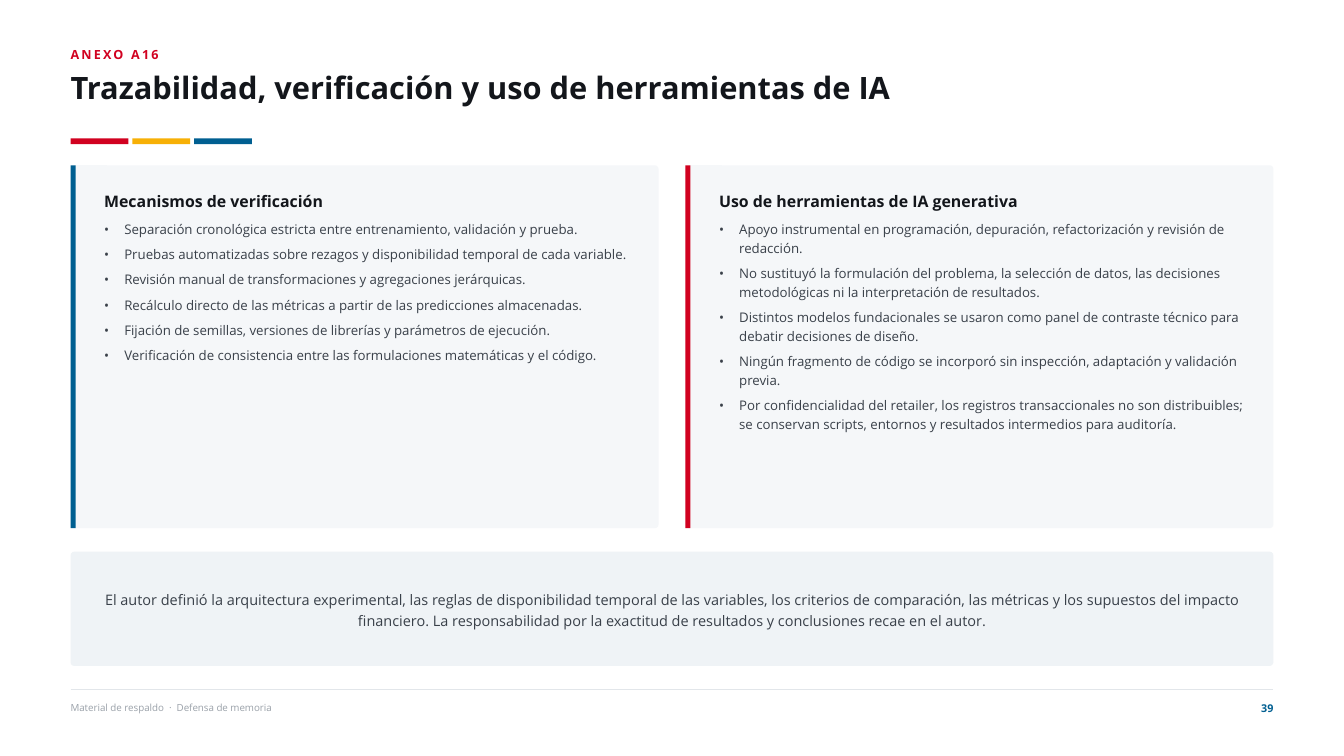
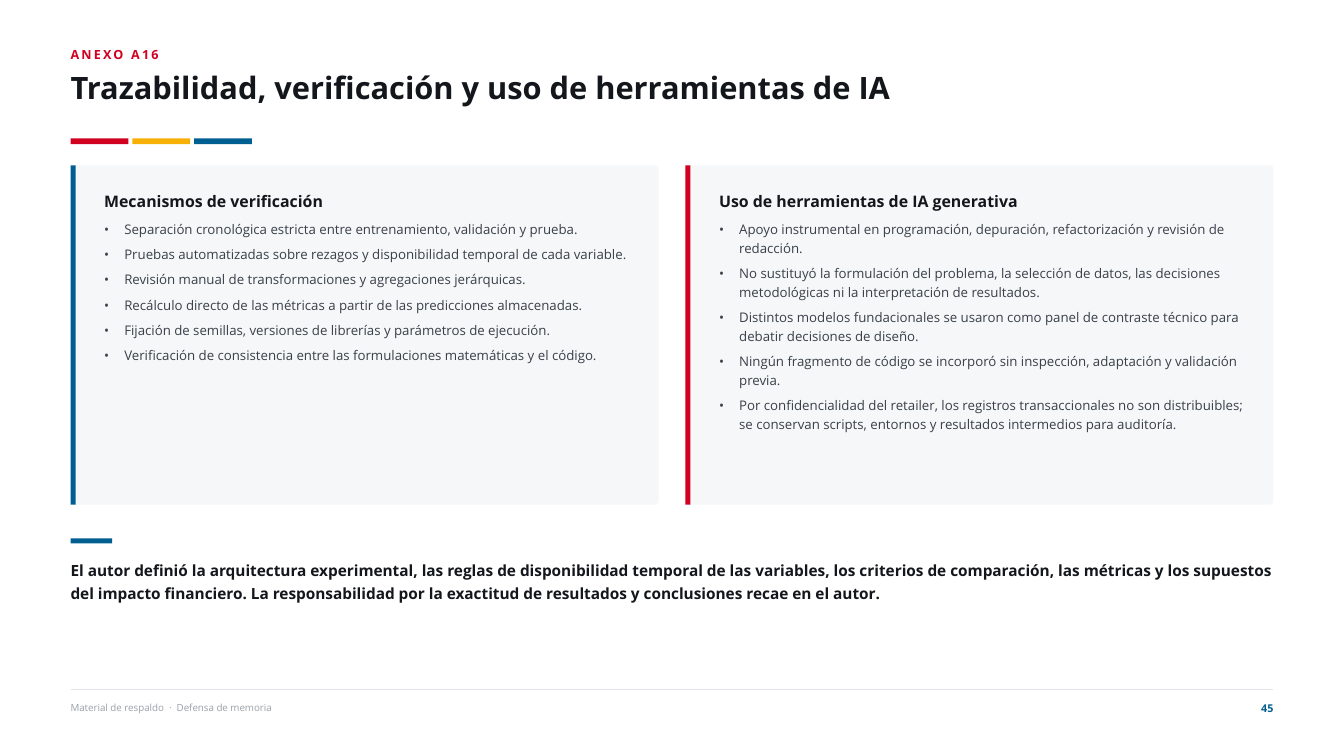
Before and after one commit to joako0o/PPT, a slide deck: slide 45 of Defensa_Tesis_Estructurada.pptx (slide 39 before the commit). Drawn at 1344x756 pixels with LibreOffice and Linux fonts; fonts in the diff are those of the drawing. Boxes give left, top, right and bottom in pixels: in the first picture for what was removed or moved away, otherwise in the second. Text is boxed around its words. In the diff, an @@ line names an element or a change of style, - is before the commit and + after.

Commit message:
Rediseño de ritmo visual: rompe el patrón de plantilla
- Seis separadores de sección casi en blanco (número gigante + barra tricolor),
  uno por bloque de la agenda: dan respiro y marcan el cambio de tema
- Once banners azules sustituidos por cierre tipográfico sin caja (regla corta de
  color + frase): el banner sólido queda reservado a dos momentos de énfasis
- Acento superior en vez de barra lateral en el bloque metodológico, para variar
  la textura de las tarjetas a mitad del deck
- Lámina de pregunta e hipótesis rediseñada en clave editorial: sin cajas, con
  reglas finas, aire y tipografía mayor
- Notas del orador remapeadas a las nuevas posiciones

```diff
--- a/Defensa_Tesis_Estructurada.pptx
+++ b/Defensa_Tesis_Estructurada.pptx
@@ rounded rectangle resized from (x1=71, y1=165, x2=659, y2=528) to (x1=71, y1=165, x2=659, y2=505) @@
@@ rounded rectangle at (x1=71, y1=165, x2=659, y2=505): proportions changed @@
@@ rectangle resized from (x1=71, y1=165, x2=75, y2=528) to (x1=71, y1=165, x2=75, y2=505) @@
@@ rounded rectangle at (x1=685, y1=165, x2=1273, y2=505): proportions changed @@
@@ rounded rectangle resized from (x1=685, y1=165, x2=1273, y2=528) to (x1=685, y1=165, x2=1273, y2=505) @@
@@ rectangle resized from (x1=685, y1=165, x2=690, y2=528) to (x1=685, y1=165, x2=690, y2=505) @@
@@ rectangle added at (x1=71, y1=538, x2=112, y2=543), fill #005F91 @@
@@ text "El autor definió la arquitectura ..." moved from (x1=105, y1=594, x2=1239, y2=630) to (x1=71, y1=564, x2=1271, y2=603) @@
@@ text "El autor definió la arquitectura ..." at (x1=71, y1=564, x2=1271, y2=603): size 15.5 to 16.5 pt, text colour #394049 to #13161B, bold on; alignment centre to left; line spacing 1.18 to 1.28; vertical alignment middle to top @@
@@ rounded rectangle removed at (x1=71, y1=552, x2=1273, y2=666) @@
@@ text at (x1=1261, y1=704, x2=1273, y2=712): text changed @@
-39
+45
```
Also in this commit, not shown: 35 other slides changed, 6 slides added, 4 other files.
